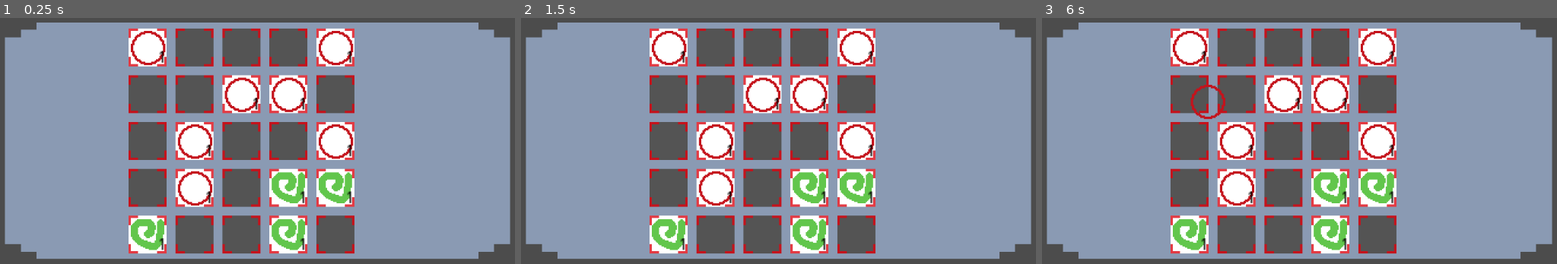
Above: before the commit, frames 1-3 (left to right).
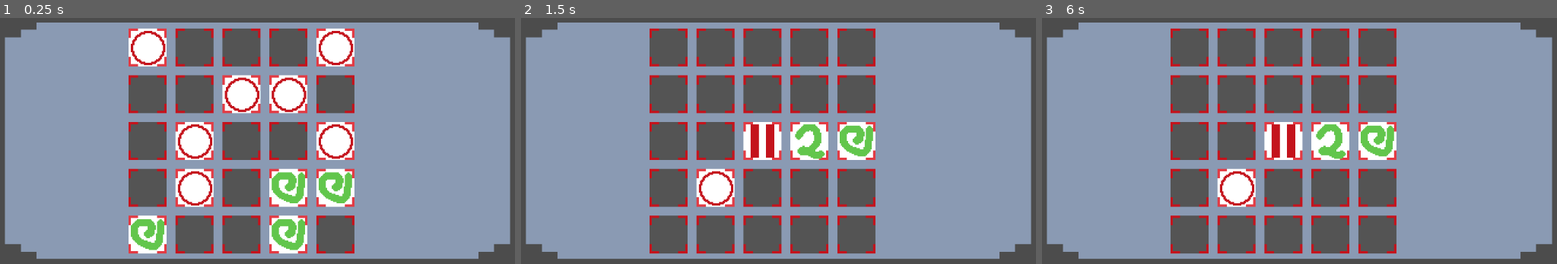
Above: after the commit, the same moments.

Repository: thefireKS/MergeGame
Game: Godot game, scene res://scenes/MergeGameField.tscn
Two runs of this game, one before a commit and one after it. Both use one fixed random seed, a clock stepped at 60 frames per second and the inputs below. The engine's default icon, where the game draws it, is replaced by a stand-in: a white triangle on a blue panel in a dark square.
Inputs (mouse positions are in pixels of both pictures, inside the frame that each line leads up to):
- Up to frame 1 (0.25 s): no input
- Up to frame 2 (1.5 s): tap Enter at 0.5 s; move the mouse to (902, 118) at 0.52 s; hold Enter 0.53-1.25 s; click (902, 118) at 0.67 s; tap Space at 0.77, 0.8, 1.07, 1.25 s; drag from (649, 153) to (737, 207) at 1.27 s
- Up to frame 3 (6 s): tap Enter at 2, 3.5 s; move the mouse to (1351, 57) at 2.02 s; hold Enter 2.03-2.75 s; click (1351, 57) at 2.17 s; tap Space at 2.3, 2.75, 5.3 s; drag from (1258, 207) to (1108, 81) at 2.77 s; move the mouse to (1474, 190) at 3.52 s; hold Space 3.53-4.25 s; click (1474, 190) at 3.67 s; drag from (1108, 81) to (1196, 47) at 4.27 s; move the mouse to (1320, 136) at 5.02 s; hold Enter 5.03-5.75 s; click (1320, 136) at 5.17 s; drag from (1196, 47) to (1170, 153) at 5.77 s

The runs differ from the first frame. In frame 1, 0.4% of the frame differs, in the area x 30-69%, y 13-95%; in frame 2, 13%; in frame 3, 14%, in the area x 24-69%, y 4-96%.

Commit message:
ADD: JSON SAVE/LOAD SYSTEM

Diff:
--- a/item_data/mergebale_item.gd
+++ b/item_data/mergebale_item.gd
@@ -1,33 +1,37 @@
 extends Resource
 class_name mergebale_item
 
-export var tier : int = 1
 export var name : String
-export var tier1_sprite : Texture
-export var tier2_sprite : Texture
-export var tier3_sprite : Texture
-export var tier4_sprite : Texture
-export var tier5_sprite : Texture
+#export var tier1_sprite : Texture
+#export var tier2_sprite : Texture
+#export var tier3_sprite : Texture
+#export var tier4_sprite : Texture
+#export var tier5_sprite : Texture
+export var sprites: Array
 
-func  get_sprite() -> Texture:
-	match tier:
-		1:
-			return tier1_sprite
-		2:
-			return tier2_sprite
-		3:
-			return tier3_sprite
-		4:
-			return tier4_sprite
-		5:
-			return tier5_sprite
-		_:
-			return tier1_sprite
-
-func updgrade_tier() -> bool:
-	if tier < 5:
-		tier += 1
-		print("{item_name}'s tier increased to {tier}".format({"item_name": name, "tier": str(tier)}))
-		return true
+func  get_sprite(tier : int) -> Texture:
+	if tier < 0 or tier >= sprites.size():
+		return null
 	else:
-		return false
+		return sprites[tier-1]
+#	match tier:
+#		1:
+#			return tier1_sprite
+#		2:
+#			return tier2_sprite
+#		3:
+#			return tier3_sprite
+#		4:
+#			return tier4_sprite
+#		5:
+#			return tier5_sprite
+#		_:
+#			return tier1_sprite
+#
+#func updgrade_tier() -> bool:
+#	if tier < 5:
+#		tier += 1
+#		print("{item_name}'s tier increased to {tier}".format({"item_name": name, "tier": str(tier)}))
+#		return true
+#	else:
+#		return false
--- a/items/test_item_1.tres
+++ b/items/test_item_1.tres
@@ -9,10 +9,5 @@
 
 [resource]
 script = ExtResource( 1 )
-tier = 1
-name = "TestItem1"
-tier1_sprite = ExtResource( 2 )
-tier2_sprite = ExtResource( 3 )
-tier3_sprite = ExtResource( 4 )
-tier4_sprite = ExtResource( 6 )
-tier5_sprite = ExtResource( 5 )
+name = ""
+sprites = [ ExtResource( 2 ), ExtResource( 3 ), ExtResource( 4 ), ExtResource( 6 ), ExtResource( 5 ) ]
--- a/items/test_item_2.tres
+++ b/items/test_item_2.tres
@@ -9,10 +9,5 @@
 
 [resource]
 script = ExtResource( 1 )
-tier = 1
 name = "TestItem2"
-tier1_sprite = ExtResource( 5 )
-tier2_sprite = ExtResource( 6 )
-tier3_sprite = ExtResource( 3 )
-tier4_sprite = ExtResource( 2 )
-tier5_sprite = ExtResource( 4 )
+sprites = [ ExtResource( 5 ), ExtResource( 6 ), ExtResource( 3 ), ExtResource( 2 ), ExtResource( 4 ) ]
--- a/scenes/Item.tscn
+++ b/scenes/Item.tscn
@@ -10,14 +10,7 @@
 mouse_filter = 2
 texture = ExtResource( 1 )
 script = ExtResource( 2 )
-
-[node name="Label" type="Label" parent="."]
-anchor_right = 1.0
-anchor_bottom = 1.0
-custom_colors/font_color = Color( 0, 0, 0, 1 )
-text = "00"
-align = 2
-valign = 2
+tier = 1
 
 [node name="Item" type="Control" parent="."]
 anchor_right = 1.0
--- a/scripts/Item.gd
+++ b/scripts/Item.gd
@@ -2,16 +2,31 @@
 class_name Item
 
 export var item_data : Resource
+export var tier : int = 0
 
 func _ready():
 	if randi() % 2 == 0:
-		item_data = load("res://items/test_item_1.tres").duplicate()
+		item_data = load("res://items/test_item_1.tres")#.duplicate()
+#		item_data.set_meta("path", "res://items/test_item_1.tres")
 	else:
-		item_data = load("res://items/test_item_2.tres").duplicate()
+		item_data = load("res://items/test_item_2.tres")#.duplicate()
+#		item_data.set_meta("path", "res://items/test_item_2.tres")
 
-	texture = item_data.get_sprite()
 	refresh()
 
+
 func refresh():
-	$Label.text = str(item_data.tier)
-	texture = item_data.get_sprite()
+	texture = item_data.get_sprite(tier)
+#	$Label.text = str(tier)
+
+
+func upgrade_tier():
+	if tier < 5:
+		tier += 1
+		print("{item_name}'s tier increased to {tier}".format({"item_name": name, "tier": str(tier)}))
+		refresh()
+
+
+func get_data() -> Dictionary:
+	var data_dict = {item_data.resource_path : tier}
+	return data_dict
--- a/scripts/MergeGameField.gd
+++ b/scripts/MergeGameField.gd
@@ -6,28 +6,19 @@
 var mouse_left_down: bool = false
 
 func _ready():
-#	for game_slot in game_slots.get_children():
-#		game_slot.connect("gui_input", self, "slot_gui_input", [game_slot])
-#		game_slot.connect("focus_exited", self, "slot_gui_input", [game_slot])
 	pass
 
 func save_field_json():
-	var slot_list : String = " "
-	print(game_slots.get_children())
+	var slot_list: Dictionary = {}
+#	print(game_slots.get_children())
 	for game_slot in game_slots.get_children():
-		if game_slot.get_child_count() > 0:
-			print(game_slot.get_child(0).item_data.name)
-			var slot := {
-				"slot_data":{
-					"item_data": game_slot.item
-	#				"name": game_slot.item.name,
-	#				"sprite": "res://"
-				}
-			}
-			slot_list += str(slot)
-	print("---------------------------------")
+		var slot_item_data = game_slot.get_item_data()
+		if  slot_item_data != null:
+#			print(game_slot.get_child(0).item_data.name)
+			slot_list[game_slot.name] = slot_item_data
+#	print("---------------------------------")
 	var save_path := "res://test_file.json"
-	var json_string := slot_list.json_escape()
+	var json_string := JSON.print(slot_list)
 
 	#saving file
 	var file := File.new()
@@ -35,42 +26,32 @@
 	file.store_string(json_string)
 	file.close()
 
+func load_field_json():
+	var file := File.new()
+	file.open("res://test_file.json", File.READ)
+	var content = JSON.parse(file.get_as_text()).result
+	file.close()
+	for game_slot in game_slots.get_children():
+		game_slot.reset()
+
+	for game_slot in game_slots.get_children():
+		if content.has(game_slot.name):
+#			print(content[game_slot.name].keys()[0])
+			if game_slot.item == null:
+				game_slot.item = game_slot.ItemObject.instance()
+				game_slot.add_child(game_slot.item)
+
+			game_slot.item.tier = int(content[game_slot.name].values()[0])
+			game_slot.item.item_data = load(content[game_slot.name].keys()[0])
+
+			game_slot.refresh_tier()
+		else:
+			game_slot.item = null
+			game_slot.refresh_tier()
+
 func _process(delta):
 	if Input.is_key_pressed(KEY_SPACE):
 		save_field_json()
-		print("File Saved!")
-#	if mouse_left_down and holding_item != null:
-#		holding_item.global_position = get_global_mouse_position()
-
-#func slot_gui_input(event: InputEvent, slot: SlotClass):
-#	var item = slot.get_slot_item()
-#	if event is InputEventMouseButton:
-#		if event.button_index == BUTTON_LEFT && event.pressed:
-#			if holding_item != null:
-#				if !item: #Place holding item to slot
-#					slot.put_to_slot(holding_item)
-#					holding_item = null
-#				else: #Swap holding item with item in slot
-#					var temp_item = item
-#					if temp_item.item.item_data.name == slot.get_slot_item().item_data.name && temp_item.item.item_data.tier == slot.get_slot_item().item_data.tier :
-#						if temp_item.item.updgrade_tier():
-#							temp_item.queue_free()
-#					else:
-#						slot.pick_from_slot()
-#						temp_item.global_position = event.global_position
-#						slot.put_to_slot(holding_item)
-#						holding_item = temp_item
-#			elif item:
-#				holding_item = slot.get_slot_item() # Consistency rather than slot.item.
-#				slot.pick_from_slot()
-#				holding_item.global_position = get_global_mouse_position()
-#
-#func _input(event):
-#	if holding_item:
-#		holding_item.global_position = get_global_mouse_position()
-#
-#	if event is InputEventMouseButton:
-#		if event.button_index == 1 and event.is_pressed():
-#			mouse_left_down = true
-#		elif event.button_index == 1 and not event.is_pressed():
-#			mouse_left_down = false
+#		print("File Saved!")
+	if Input.is_key_pressed(KEY_ENTER):
+		load_field_json()
--- a/scripts/Slot.gd
+++ b/scripts/Slot.gd
@@ -9,12 +9,15 @@
 
 var item: Item = null
 
+
 func _ready():
 	randomize()
 	if randi() % 2 == 0 :
 		item = ItemObject.instance()
 		add_child(item)
 	refresh_style()
+
+#	print(item.item_data)
 
 func refresh_style():
 	if item == null:
@@ -25,6 +28,7 @@
 func refresh_tier():
 	if item != null:
 		item.refresh()
+	refresh_style()
 
 # When you drag from one slot to another, this gets called.
 # This is where we add our preview too
@@ -63,9 +67,9 @@
 	# Check if item is null or not, if it's not null then
 	if item != null:
 		# We check if both items are equal, if it's same then
-		if dropped_item.item_data.name == item.item_data.name && dropped_item.item_data.tier == item.item_data.tier:
+		if dropped_item.item_data.name == item.item_data.name && dropped_item.tier == item.tier:
 			# Upgrade the tier
-			item.item_data.updgrade_tier()
+			item.upgrade_tier()
 			# Remove the child from the the slot it dropped on this one and reset it.
 			dropped_item_parent.reset()
 		# If it's not same, swap it or place it.
@@ -99,10 +103,18 @@
 	dropped_item_parent.refresh_tier()
 	refresh_tier()
 
+func get_item_data():
+	if item == null:
+		return null
+	else:
+		return item.get_data()
+
 # This is just repeated above in logic, so made it into function.
 func reset() -> void:
-	remove_child(item)
-	item = null
+	if get_child_count() > 0:
+		remove_child(item)
+		item = null
+	refresh_style()
 #
 #func get_slot_item() -> Item:
 #	return item
--- a/test_file.json
+++ b/test_file.json
@@ -1 +1 @@
- {item_data:{item_data:TextureRect:[TextureRect:1328]}}{item_data:{item_data:TextureRect:[TextureRect:1347]}}{item_data:{item_data:TextureRect:[TextureRect:1368]}}{item_data:{item_data:TextureRect:[TextureRect:1374]}}{item_data:{item_data:TextureRect:[TextureRect:1380]}}{item_data:{item_data:TextureRect:[TextureRect:1386]}}{item_data:{item_data:TextureRect:[TextureRect:1392]}}{item_data:{item_data:TextureRect:[TextureRect:1398]}}{item_data:{item_data:TextureRect:[TextureRect:1404]}}{item_data:{item_data:TextureRect:[TextureRect:1410]}}{item_data:{item_data:TextureRect:[TextureRect:1416]}}{item_data:{item_data:TextureRect:[TextureRect:1422]}}{item_data:{item_data:TextureRect:[TextureRect:1428]}}
+{"Slot 13":{"res://items/test_item_1.tres":3},"Slot 14":{"res://items/test_item_2.tres":2},"Slot 15":{"res://items/test_item_2.tres":1},"Slot 17":{"res://items/test_item_1.tres":1}}
